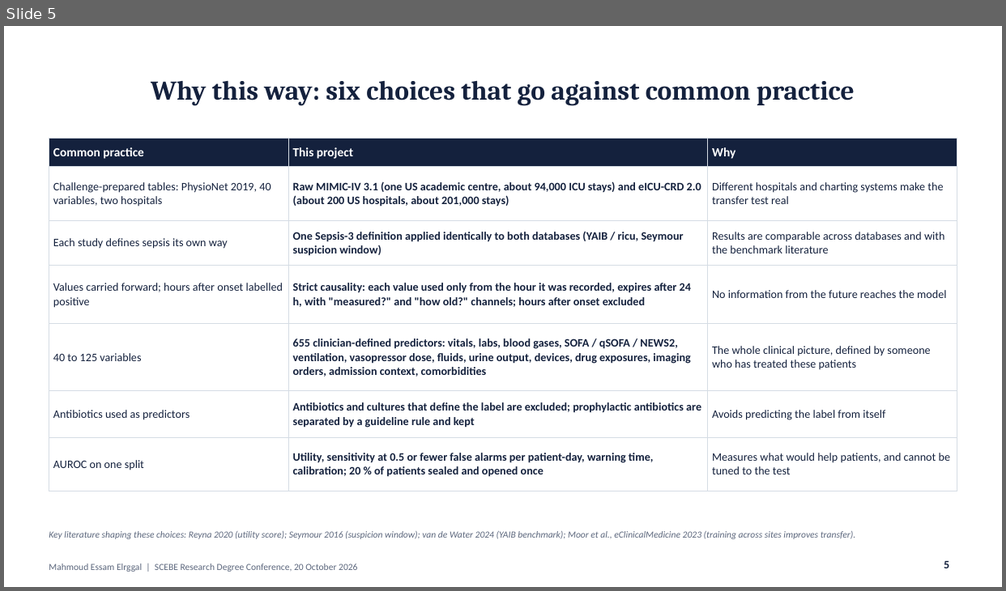
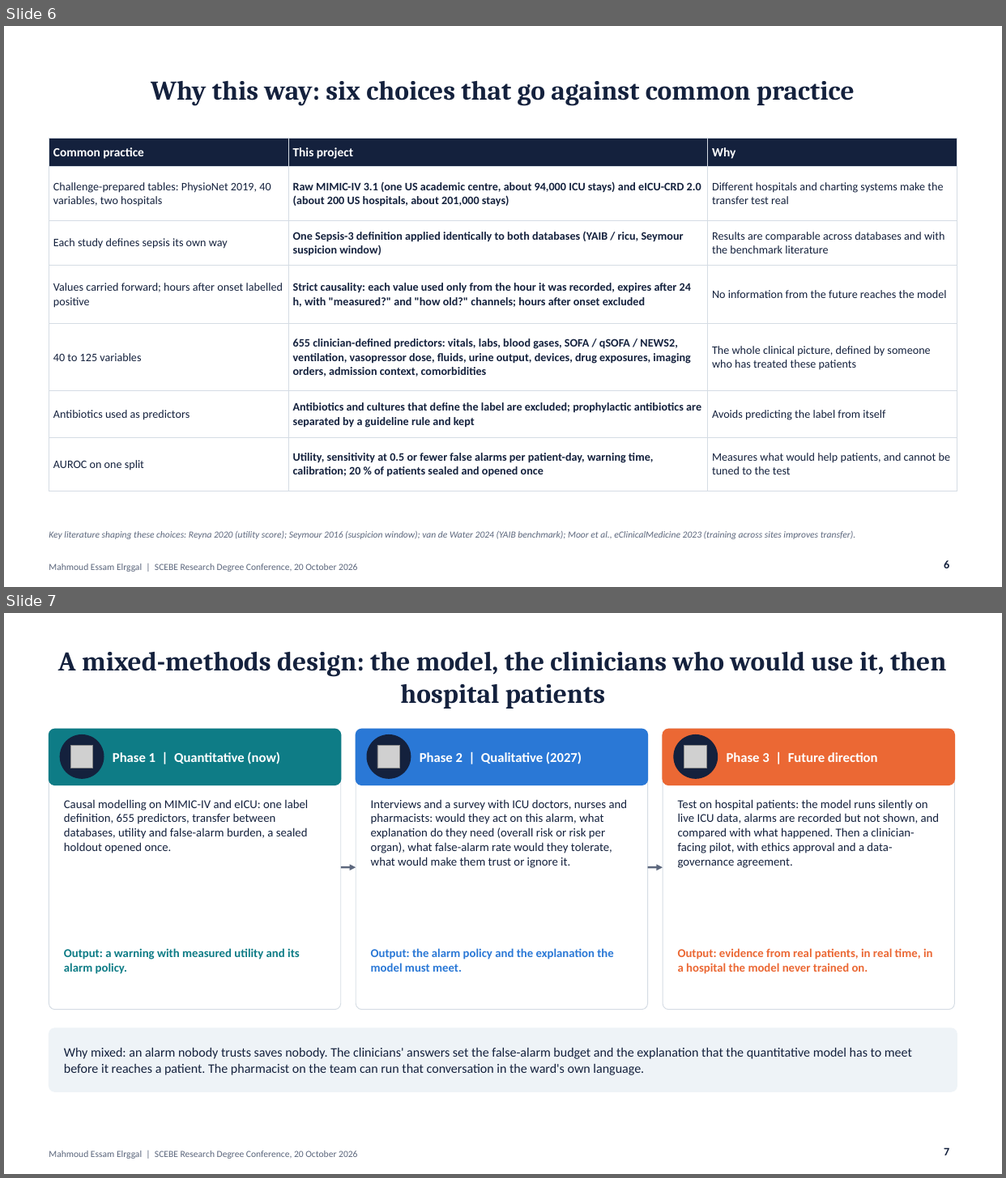
Before and after one commit to mahmoudddj/datasciencecoursera1, a slide deck: dev/presentation/Elrggal_Mahmoud_SCEBE2026.pptx. Shown one above the other, each under a label of ours: slide 5 before the commit, slides 6 and 7 after it. The pictures are 1006x591 and 1006x1178 pixels, drawn with LibreOffice and Linux fonts; fonts in the diff are those of the drawing; grey boxes stand for pictures. Boxes give left, top, right and bottom in pixels: in the first picture for what was removed or moved away, otherwise in the second. Text is boxed around its words. In the diff, an @@ line names an element or a change of style, - is before the commit and + after.

```diff
--- a/dev/presentation/Elrggal_Mahmoud_SCEBE2026.pptx
+++ b/dev/presentation/Elrggal_Mahmoud_SCEBE2026.pptx
@@ slide 7 added at [4, 613, 1002, 1174], background #FFFFFF; not listed: 1 template element that a slide beside it also shows @@
@@ title added at [58, 651, 946, 709], 26 pt, text #14213D, bold @@
+A mixed-methods design: the model, the clinicians who would use it, then hospital patients
@@ rounded rectangle added at [49, 729, 341, 1010], fill #FFFFFF, outline #D5DCE4 0.75 pt @@
@@ rounded rectangle added at [49, 729, 341, 786], fill #0E7C86, outline #0E7C86 1 pt @@
@@ rounded rectangle added at [356, 729, 648, 1010], fill #FFFFFF, outline #D5DCE4 0.75 pt @@
@@ rounded rectangle added at [356, 729, 648, 786], fill #2A78D6, outline #2A78D6 1 pt @@
@@ rounded rectangle added at [663, 729, 955, 1010], fill #FFFFFF, outline #D5DCE4 0.75 pt @@
@@ rounded rectangle added at [663, 729, 955, 786], fill #EB6834, outline #EB6834 1 pt @@
@@ ellipse added at [60, 735, 104, 778], fill #14213D, outline #14213D 1 pt @@
@@ picture added at [70, 746, 93, 768] @@
@@ text added at [113, 752, 280, 764], 13 pt, text #FFFFFF, bold @@
+Phase 1 | Quantitative (now)
@@ ellipse added at [367, 735, 411, 778], fill #14213D, outline #14213D 1 pt @@
@@ picture added at [377, 746, 400, 768] @@
@@ text added at [420, 752, 582, 764], 13 pt, text #FFFFFF, bold @@
+Phase 2 | Qualitative (2027)
@@ ellipse added at [674, 735, 718, 778], fill #14213D, outline #14213D 1 pt @@
@@ picture added at [684, 746, 707, 768] @@
@@ text added at [727, 752, 878, 762], 13 pt, text #FFFFFF, bold @@
+Phase 3 | Future direction
@@ text added at [64, 799, 308, 854], 11.5 pt, text #14213D @@
+Causal modelling on MIMIC-IV and eICU: one label definition, 655 predictors, transfer between databases, utility and false-alarm burden, a sealed holdout opened once.
@@ text added at [371, 799, 628, 868], 11.5 pt, text #14213D @@
+Interviews and a survey with ICU doctors, nurses and pharmacists: would they act on this alarm, what explanation do they need (overall risk or risk per organ), what false-alarm rate would they tolerate, what would make them trust or ignore it.
@@ text added at [678, 799, 940, 868], 11.5 pt, text #14213D @@
+Test on hospital patients: the model runs silently on live ICU data, alarms are recorded but not shown, and compared with what happened. Then a clinician-facing pilot, with ethics approval and a data-governance agreement.
@@ arrow added from (341, 867) to (356, 867), #5C677D 2 pt @@
@@ arrow added from (648, 867) to (663, 867), #5C677D 2 pt @@
@@ text added at [64, 948, 300, 974], 11.5 pt, text #0E7C86, bold @@
+Output: a warning with measured utility and its alarm policy.
@@ text added at [371, 948, 613, 972], 11.5 pt, text #2A78D6, bold @@
+Output: the alarm policy and the explanation the model must meet.
@@ text added at [678, 948, 933, 974], 11.5 pt, text #EB6834, bold @@
+Output: evidence from real patients, in real time, in a hospital the model never trained on.
@@ rounded rectangle added at [49, 1029, 957, 1093], fill #EEF3F7, outline #EEF3F7 0.75 pt @@
@@ text added at [64, 1048, 912, 1076], 12.5 pt, text #14213D @@
+Why mixed: an alarm nobody trusts saves nobody. The clinicians' answers set the false-alarm budget and the explanation that the quantitative model has to meet before it reaches a patient. The pharmacist on the team can run that conversation in the ward's own language.
@@ page number added at [944, 1148, 949, 1156], 11 pt, text #14213D, bold @@
+7
@@ what was slide 5 is now slide 6 @@
```
Also in this commit, not shown: 11 slides changed, 2 other slides added, 2 other files.
